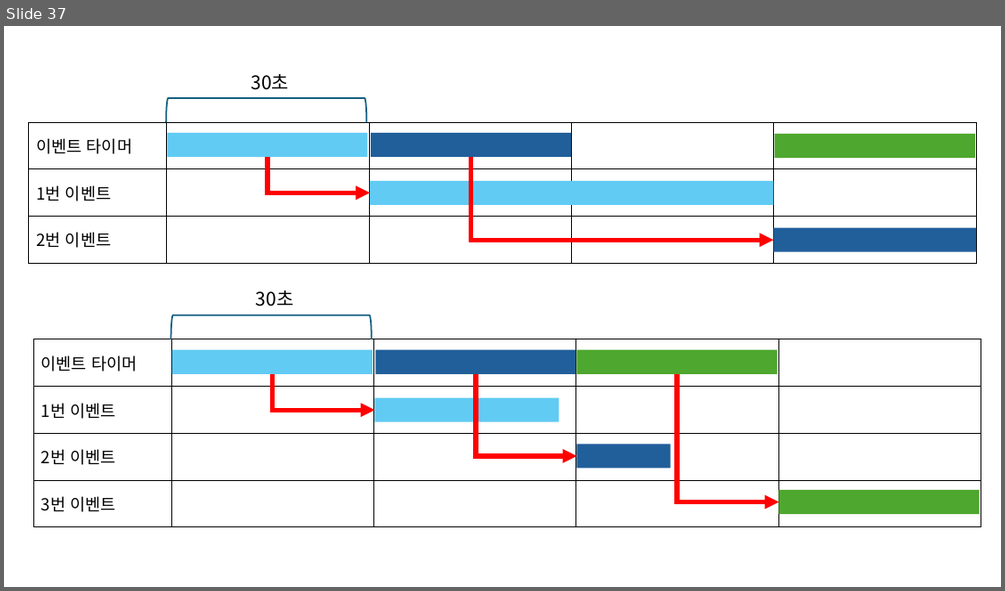
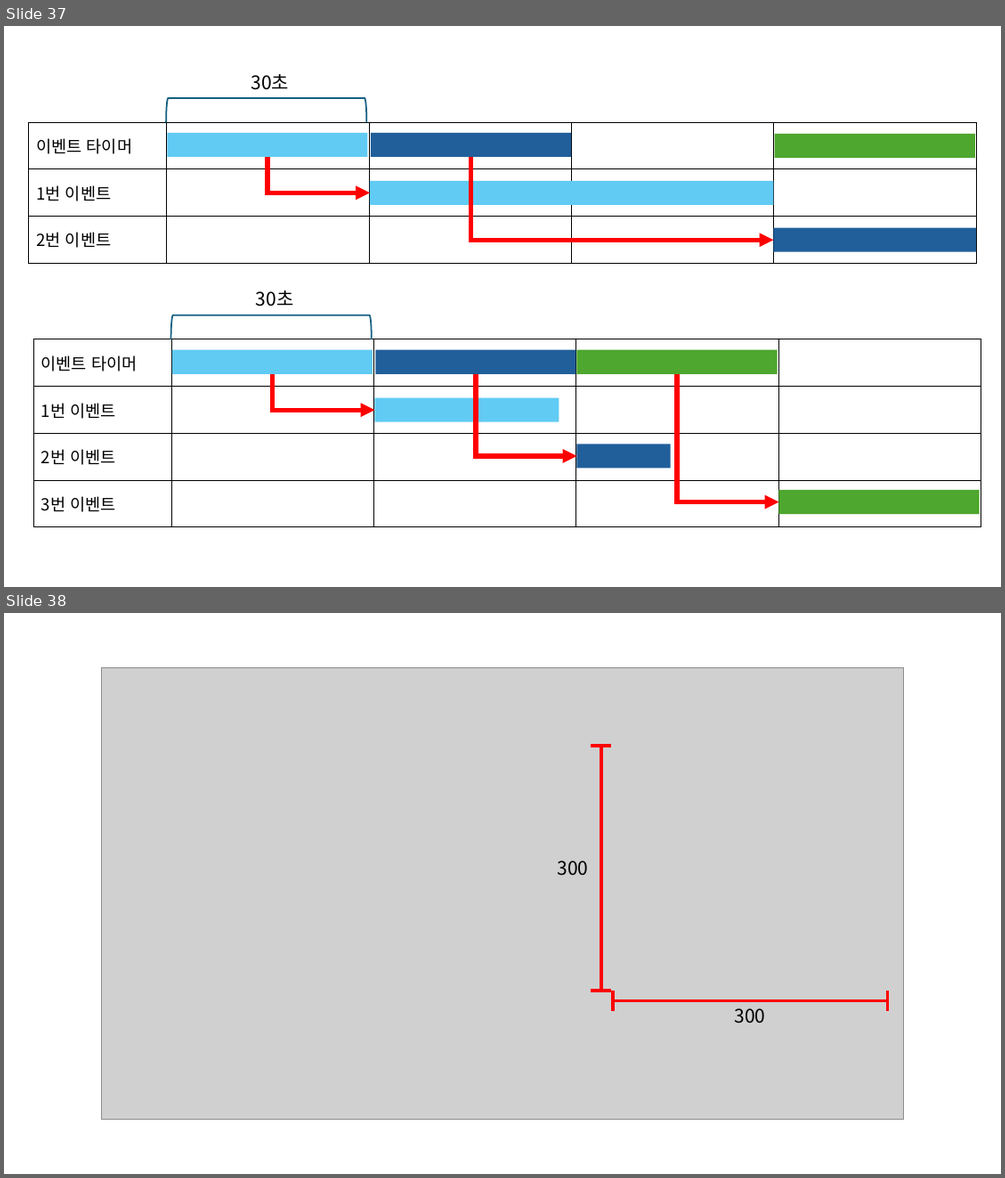
Before and after one commit to weariness00/Mandle_10Minute_Game, a slide deck: document/UI.pptx. Shown one above the other, each under a label of ours: slide 37 before the commit, slides 37 and 38 after it. The pictures are 1005x591 and 1005x1178 pixels, drawn with LibreOffice and Linux fonts; fonts in the diff are those of the drawing; grey boxes stand for pictures. Boxes give left, top, right and bottom in pixels: in the first picture for what was removed or moved away, otherwise in the second. Text is boxed around its words. In the diff, an @@ line names an element or a change of style, - is before the commit and + after.

```diff
--- a/document/UI.pptx
+++ b/document/UI.pptx
@@ slide 38 added at (4, 613, 1001, 1174), background #FFFFFF @@
@@ picture added at (101, 667, 905, 1119) @@
@@ line added from (591, 746) to (611, 746), #FF0000 3 pt @@
@@ line added from (601, 746) to (601, 990), #FF0000 3 pt @@
@@ text added at (557, 860, 588, 876), 18 pt, text #000000 @@
+300
@@ line added from (591, 990) to (611, 990), #FF0000 3 pt @@
@@ line added from (613, 990) to (613, 1011), #FF0000 3 pt @@
@@ line added from (888, 1001) to (613, 1001), #FF0000 3 pt @@
@@ text added at (735, 1008, 766, 1023), 18 pt, text #000000 @@
+300
@@ line added from (888, 990) to (888, 1011), #FF0000 3 pt @@
```
Also in this commit, not shown: 1 other slide added, 1 other file.
